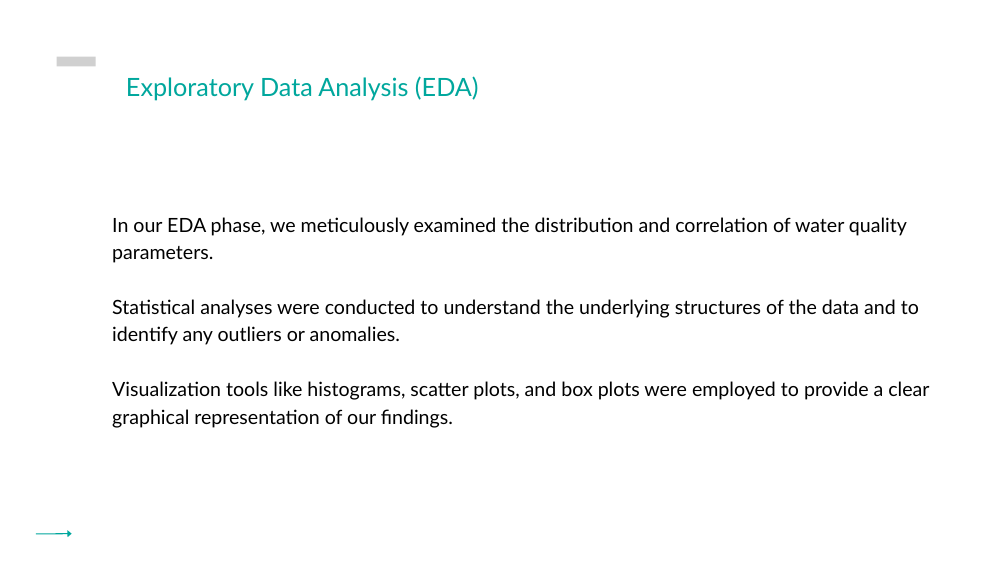
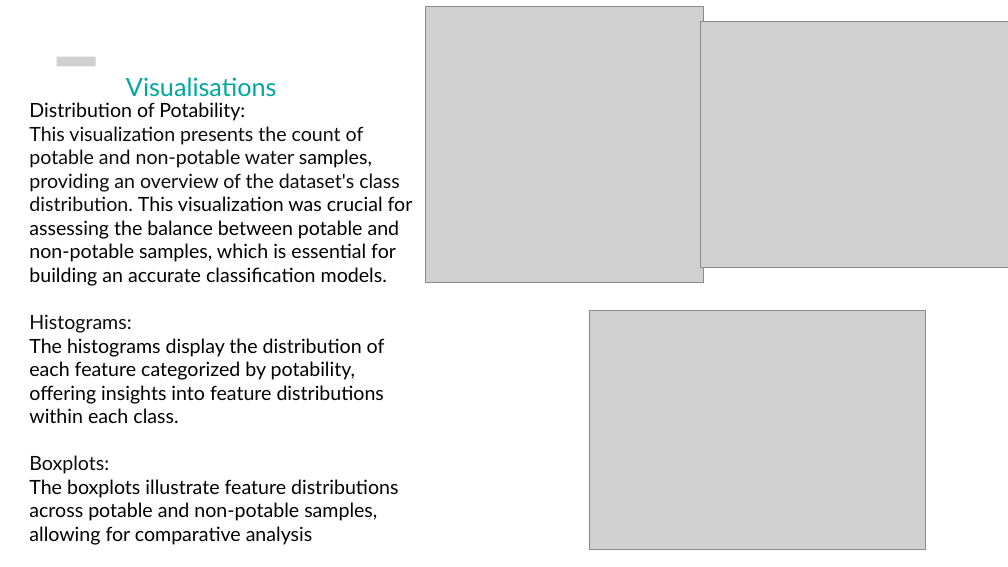
Before and after one commit to ERAA1997/Project-4-UoB, a slide deck: slide 7 of Project 4 Presentation.pptx. Drawn at 1008x567 pixels with LibreOffice and Linux fonts; fonts in the diff are those of the drawing; grey boxes stand for pictures. Boxes give left, top, right and bottom in pixels: in the first picture for what was removed or moved away, otherwise in the second. Text is boxed around its words. In the diff, an @@ line names an element or a change of style, - is before the commit and + after.

Commit message:
adding slide

```diff
--- a/Project 4 Presentation.pptx
+++ b/Project 4 Presentation.pptx
@@ picture added at bbox=[425, 7, 703, 282] @@
@@ picture added at bbox=[700, 21, 1008, 267] @@
@@ text at bbox=[126, 77, 277, 97]: text changed @@
-Exploratory Data Analysis (EDA)
+Visualisations
@@ text at bbox=[29, 102, 413, 545]: text changed @@
-In our EDA phase, we meticulously examined the distribution and correlation of water quality parameters.
-Statistical analyses were conducted to understand the underlying structures of the data and to identify any outliers or anomalies.
-Visualization tools like histograms, scatter plots, and box plots were employed to provide a clear graphical representation of our findings.
+Distribution of Potability:
+This visualization presents the count of potable and non-potable water samples, providing an overview of the dataset's class distribution. This visualization was crucial for assessing the balance between potable and non-potable samples, which is essential for building an accurate classification models.
+Histograms:
+The histograms display the distribution of each feature categorized by potability, offering insights into feature distributions within each class.
+Boxplots:
+The boxplots illustrate feature distributions across potable and non-potable samples, allowing for comparative analysis
@@ picture added at bbox=[589, 310, 925, 549] @@
```
